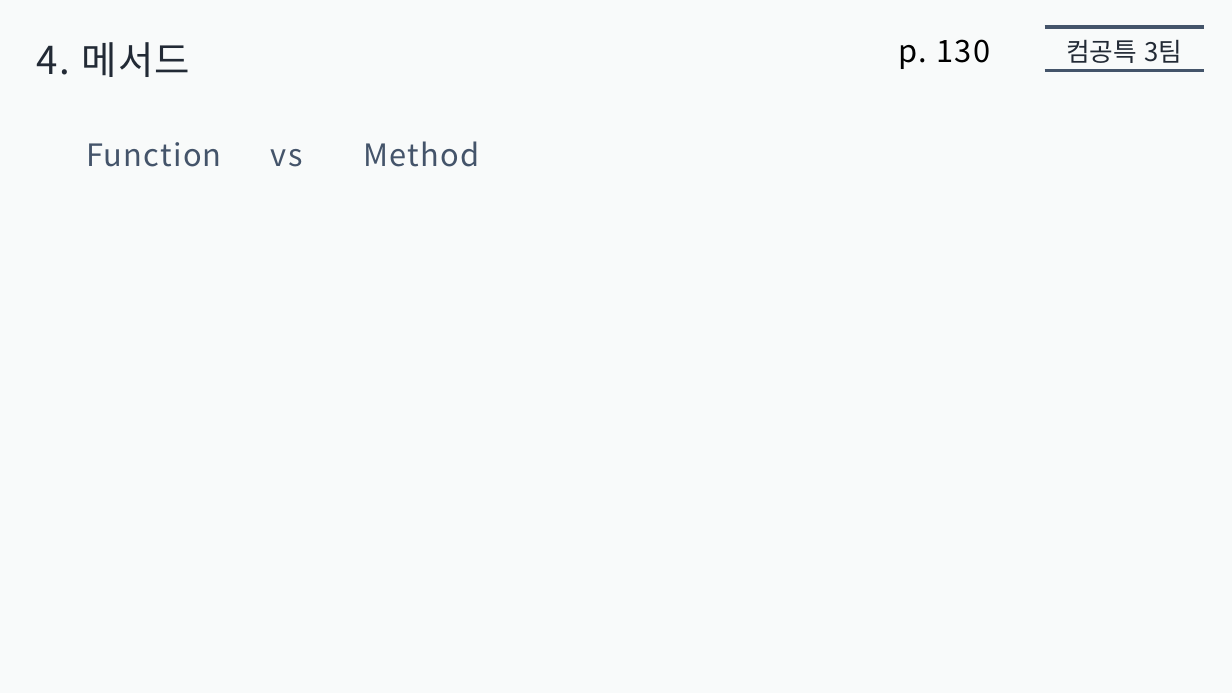
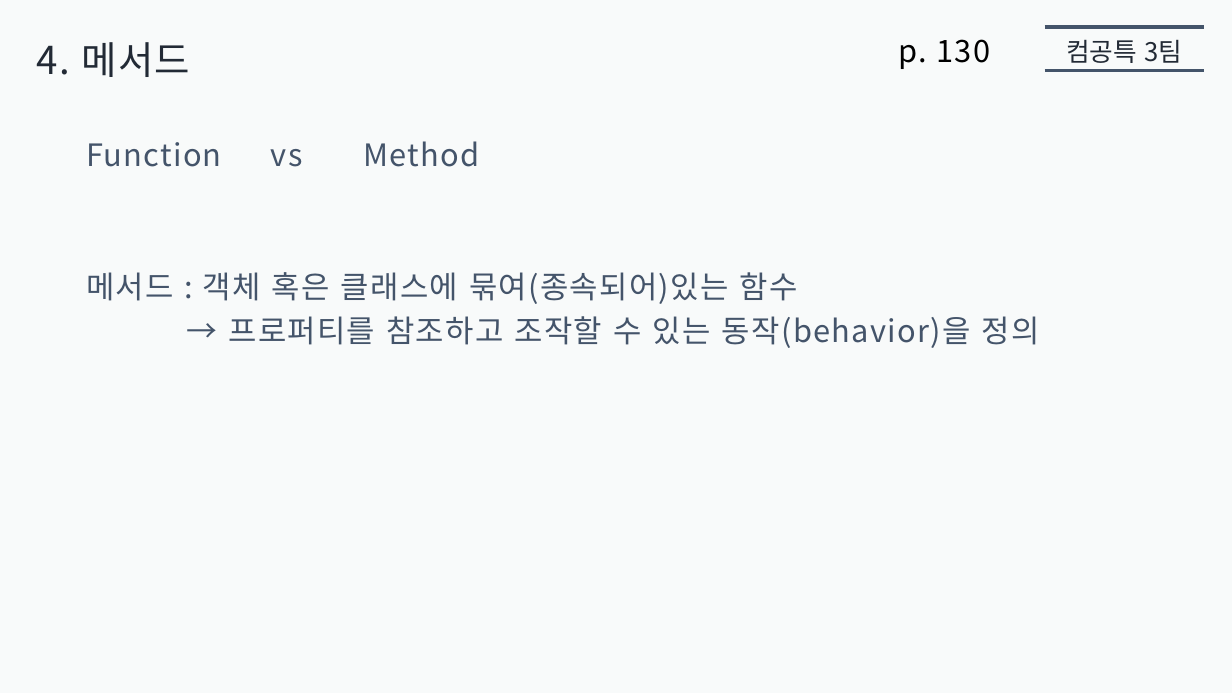
Before and after one commit to jaehoo1/Modern-JavaScript-Deep-Dive, a slide deck: slide 3 of 05. 객체 리터럴/presentation5/jaehoo1/객체_리터럴.pptx. Drawn at 1232x693 pixels with LibreOffice and Linux fonts; fonts in the diff are those of the drawing. Boxes give left, top, right and bottom in pixels: in the first picture for what was removed or moved away, otherwise in the second. Text is boxed around its words. In the diff, an @@ line names an element or a change of style, - is before the commit and + after.

```diff
--- a/05. 객체 리터럴/presentation5/jaehoo1/객체_리터럴.pptx
+++ b/05. 객체 리터럴/presentation5/jaehoo1/객체_리터럴.pptx
@@ text added at (x1=86, y1=272, x2=797, y2=304), 24 pt, text #44546A @@
+메서드 : 객체 혹은 클래스에 묶여(종속되어)있는 함수
@@ text added at (x1=229, y1=316, x2=1040, y2=348), 24 pt, text #44546A @@
+→ 프로퍼티를 참조하고 조작할 수 있는 동작(behavior)을 정의
```
Also in this commit, not shown: 1 other slide changed, 2 slides added, 1 other file.
